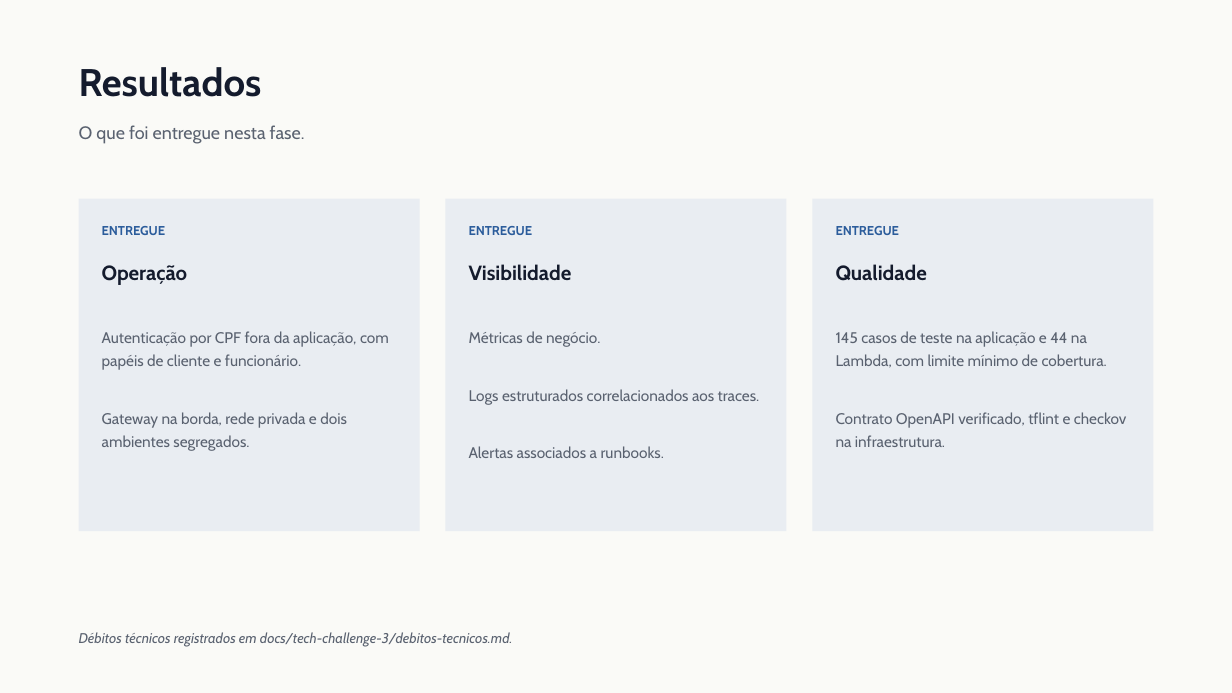
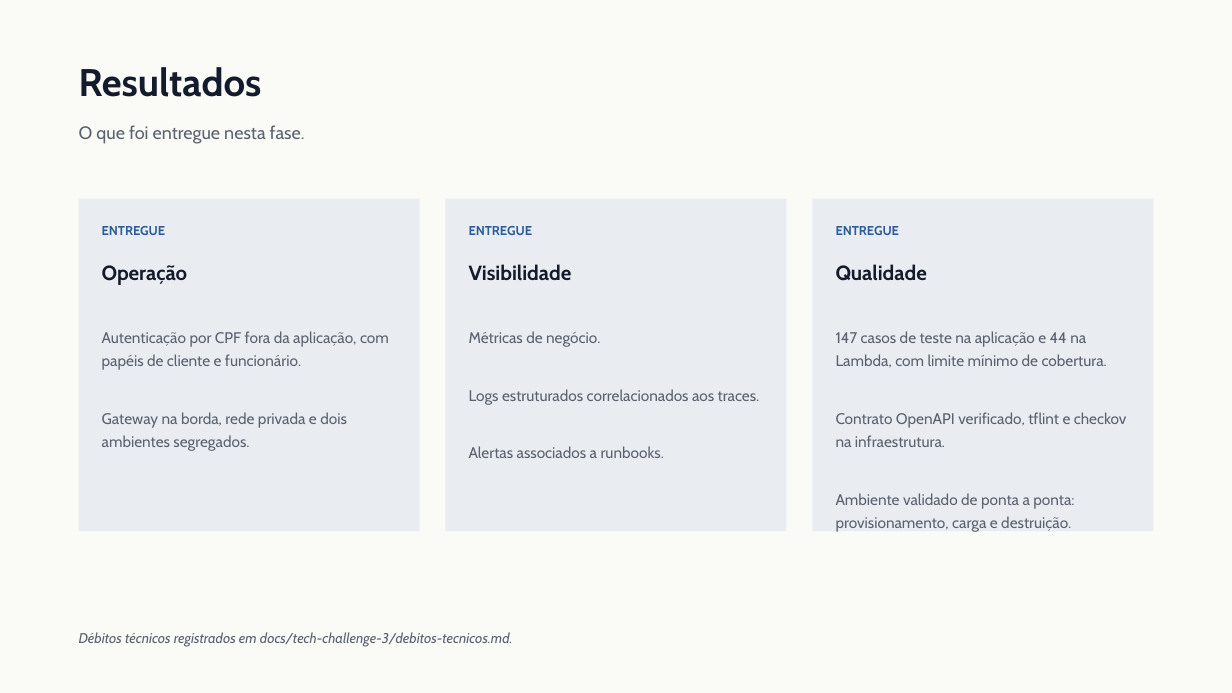
Before and after one commit to Guilherme-Fumagali/tech-challenge-1, a slide deck: slide 12 of docs/tech-challenge-3/apresentacao.pptx. Drawn at 1232x693 pixels with LibreOffice and Linux fonts; fonts in the diff are those of the drawing. Boxes give left, top, right and bottom in pixels: in the first picture for what was removed or moved away, otherwise in the second. Text is boxed around its words. In the diff, an @@ line names an element or a change of style, - is before the commit and + after.

```diff
--- a/docs/tech-challenge-3/apresentacao.pptx
+++ b/docs/tech-challenge-3/apresentacao.pptx
@@ text at [836,331,1107,368]: text changed @@
-145 casos de teste na aplicação e 44 na Lambda, com limite mínimo de cobertura.
+147 casos de teste na aplicação e 44 na Lambda, com limite mínimo de cobertura.
@@ text at [836,493,1074,532]: paragraph added @@
+Ambiente validado de ponta a ponta: provisionamento, carga e destruição.
```
Also in this commit, not shown: 1 other slide changed, 1 other file.
